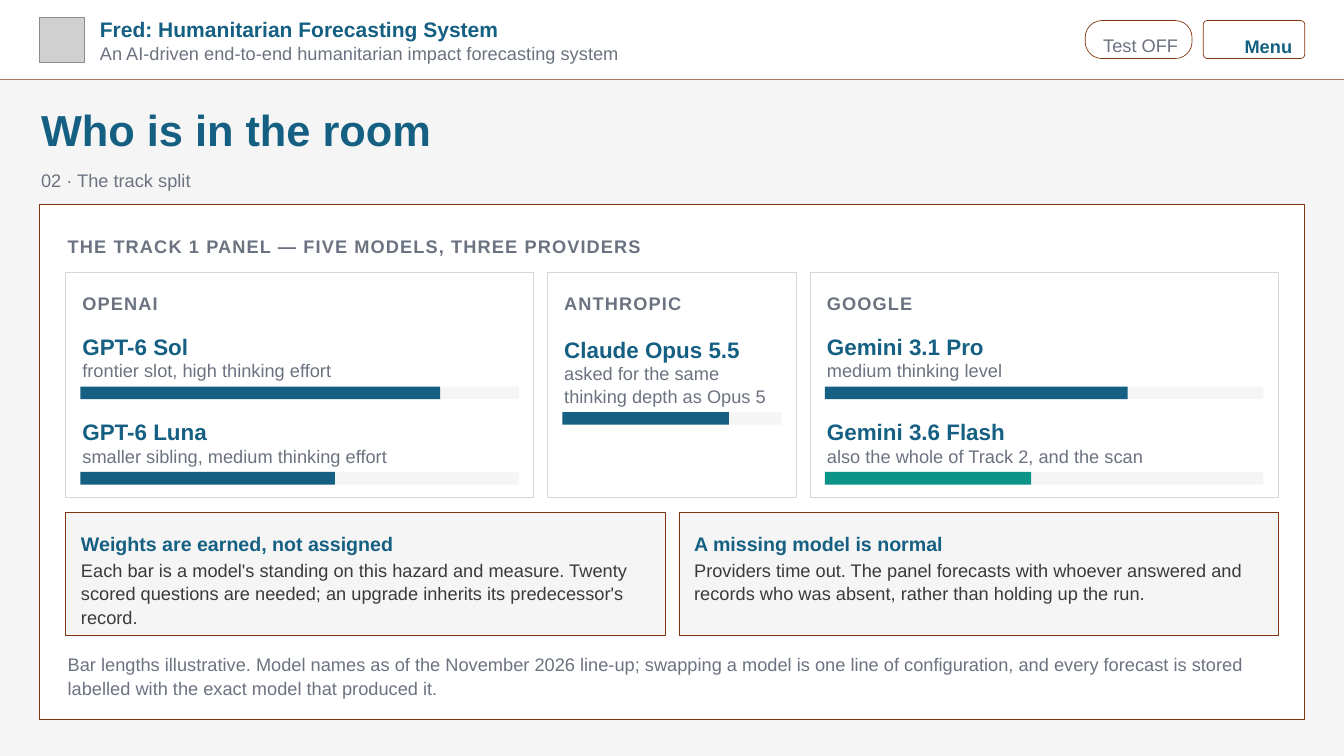
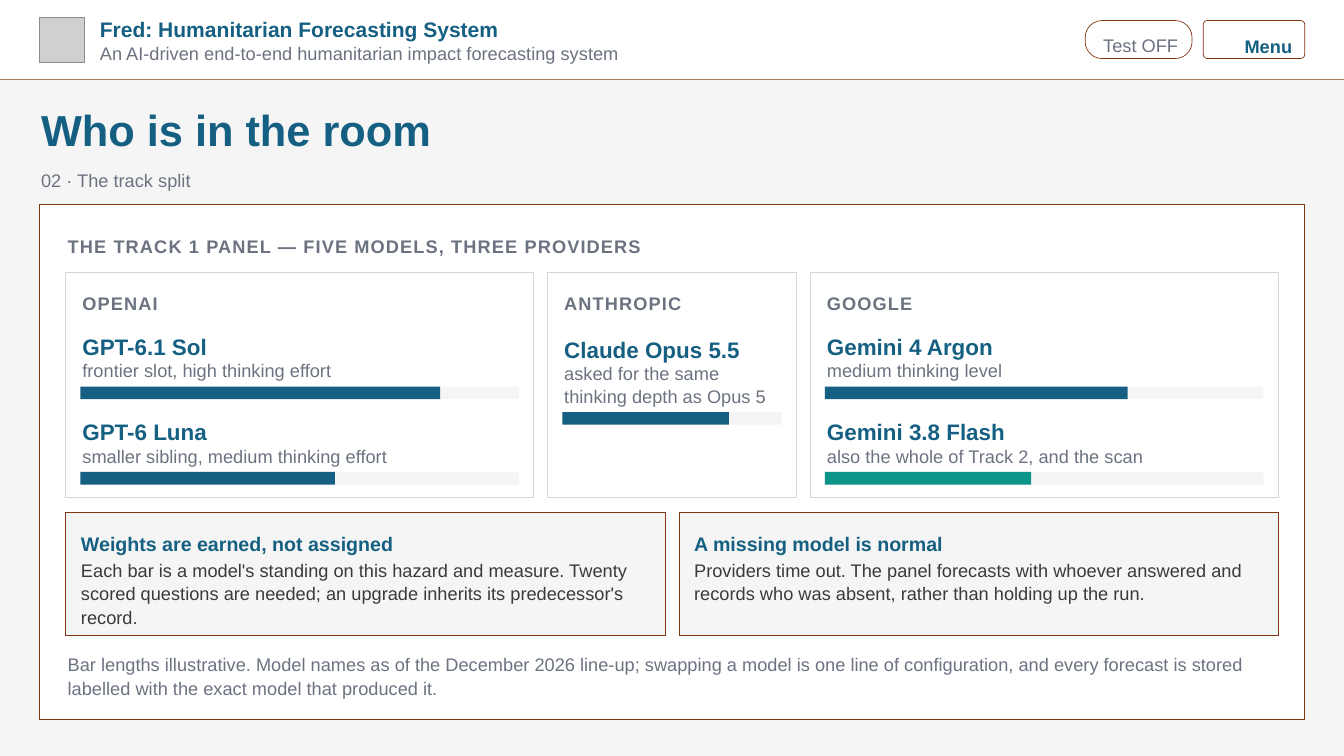
Before and after one commit to kwyjad/Pythia, a slide deck: slide 8 of docs/decks/3_forecast_tracks.pptx. Drawn at 1344x756 pixels with LibreOffice and Linux fonts; fonts in the diff are those of the drawing; grey boxes stand for pictures; background and template pictures are left out. Boxes give left, top, right and bottom in pixels: in the first picture for what was removed or moved away, otherwise in the second. Text is boxed around its words. In the diff, an @@ line names an element or a change of style, - is before the commit and + after.

```diff
--- a/docs/decks/3_forecast_tracks.pptx
+++ b/docs/decks/3_forecast_tracks.pptx
@@ text at <box>82,338,207,356</box>: text changed @@
-GPT-6 Sol
+GPT-6.1 Sol
@@ text at <box>827,338,993,360</box>: text changed @@
-Gemini 3.1 Pro
+Gemini 4 Argon
@@ text at <box>827,423,1004,441</box>: text changed @@
-Gemini 3.6 Flash
+Gemini 3.8 Flash
@@ text at <box>68,658,1243,699</box>: text changed @@
-Bar lengths illustrative. Model names as of the November 2026 line-up; swapping a model is one line of configuration, and every forecast is stored labelled with the exact model that produced it.
+Bar lengths illustrative. Model names as of the December 2026 line-up; swapping a model is one line of configuration, and every forecast is stored labelled with the exact model that produced it.
```
Also in this commit, not shown: 4 other slides changed, 3 other files.
